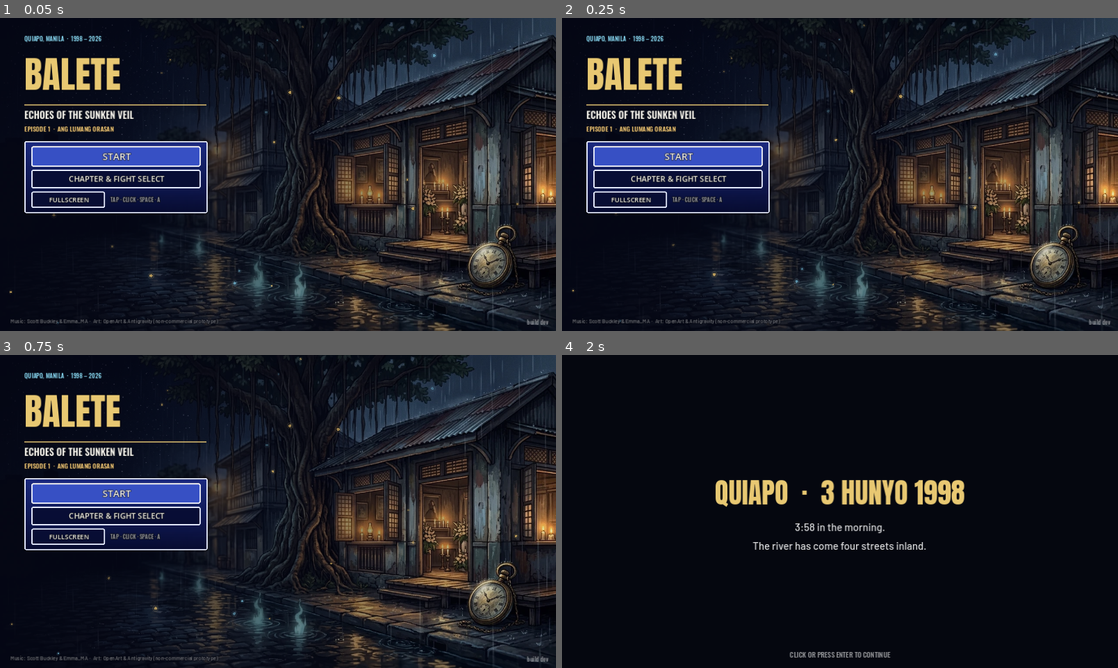
Above: before the commit, frames 1-4 (two rows, left to right).
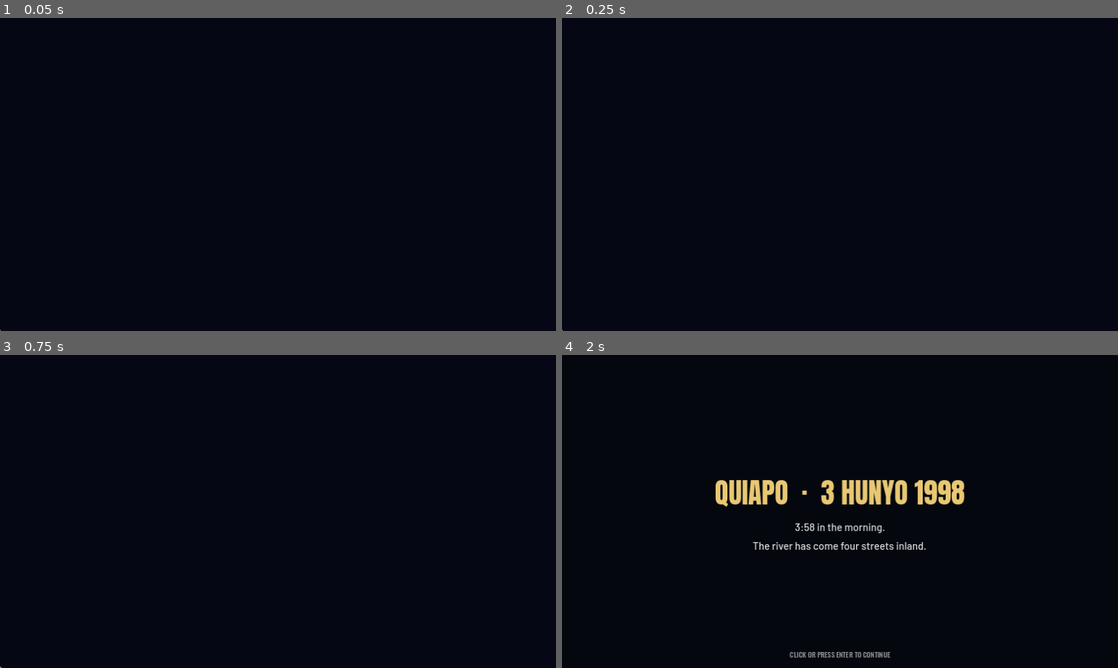
Above: after the commit, the same moments.

Repository: reyesjo2453/balete_echoes
Game: Godot game, scene res://scenes/Main.tscn
Two runs of this game, one before a commit and one after it. Both use one fixed random seed, a clock stepped at 60 frames per second and the inputs below.
Inputs (mouse positions are in pixels of both pictures, inside the frame that each line leads up to):
- Up to frame 1 (0.05 s): no input
- Up to frame 2 (0.25 s): no input
- Up to frame 3 (0.75 s): click (127, 536) at 0.5 s, where only the run after the commit has a clickable "WATCH INTRO"
- Up to frame 4 (2 s): click "START" at 1.25 s

The runs differ from the first frame. In frame 1, 40% of the frame differs, in the area x 0-100%, y 0-100%; in frame 2, 40%; in frame 3, 40%; in frame 4, nothing differs.

Commit message:
Integrate HyperFrames opening intro movie into Godot with skip, attract mode, and title replay

Diff:
--- a/godot/scripts/main.gd
+++ b/godot/scripts/main.gd
@@ -4,11 +4,17 @@
 ## Every beat starts with a checkpoint (Story.checkpoint), so the title can offer "Continue: Chapter N" and resume
 ## at the start of that beat after a short "Previously on Balete".
 
+const INTRO_CLIP := "balete_intro"
+const INTRO_DURATION := 36.0
+const ATTRACT_IDLE := 24.0
+
 var _title: Control
 var _layer: Control
 var _running := false
 ## Tests set this to run the whole episode without waiting on real time.
 var test_fast: bool = false
+## Tests set this false when asserting the title menu is shown on frame 3 without an opening movie.
+var boot_intro: bool = true
 var _rotate: CanvasLayer
 var _rotate_dismissed := false
 ## Tests set this to pretend the window has another size (the real window is not resizable in headless runs).
@@ -16,6 +22,12 @@
 var _card_active := false
 var _card_skip := false
 var _card_age := 0.0
+var _intro_active := false
+var _intro_skip := false
+var _intro_age := 0.0
+var _intro_sound_btn: Button = null
+var _title_idle := 0.0
+var _had_user_gesture := false
 var _title_breath: Tween = null
 var _beats: Array = [] # the flow, flattened: {"beat", "act"}
 
@@ -57,7 +69,28 @@
 						staged = _hub_stage(b["beat"], i) # a talk in a hub: on its map, Teo standing by them
 		_play(_url_param("scene"), staged) # review link: ?scene=<scene id> plays one scene on its own (acted, if staged)
 		return
+	if _url_param("intro") != "":
+		await _watch_intro()
+		return
+	if boot_intro and Story.peek_run().is_empty() and Art.clip(INTRO_CLIP) != null:
+		await _watch_intro()
+		return
 	_show_title()
+
+
+func _process(delta: float) -> void:
+	if _title != null and not _running and not test_fast:
+		var overlay_open := _title.find_child("ChapterOverlay", true, false) != null
+		var rotate_blocking := _rotate != null and _rotate.visible
+		if not overlay_open and not rotate_blocking and Art.clip(INTRO_CLIP) != null:
+			_title_idle += delta
+			if _title_idle >= ATTRACT_IDLE:
+				_title_idle = 0.0
+				_watch_intro()
+		else:
+			_title_idle = 0.0
+	else:
+		_title_idle = 0.0
 
 
 ## Review links for the web build: index.html?panel=<panel id> shows just that panel (and its clip, if it has one);
@@ -314,19 +347,28 @@
 	btn_col.add_child(chapters)
 
 	var bottom_row := HBoxContainer.new()
-	bottom_row.add_theme_constant_override("separation", 12)
+	bottom_row.add_theme_constant_override("separation", 8)
 	bottom_row.mouse_filter = Control.MOUSE_FILTER_IGNORE
 	btn_col.add_child(bottom_row)
 
 	var fs := Button.new()
 	fs.name = "FullscreenButton"
 	fs.text = "FULLSCREEN"
-	fs.custom_minimum_size = Vector2(170, 38)
-	Retro.style_button(fs, 15)
+	fs.custom_minimum_size = Vector2(140, 38)
+	Retro.style_button(fs, 14)
 	fs.pressed.connect(_toggle_fullscreen)
 	bottom_row.add_child(fs)
 
-	var ctrl_hint := _title_label("TAP · CLICK · SPACE · A", Fonts.label_medium(), 13, Color(1, 1, 1, 0.58))
+	var intro_btn := Button.new()
+	intro_btn.name = "IntroButton"
+	intro_btn.text = "WATCH INTRO"
+	intro_btn.custom_minimum_size = Vector2(146, 38)
+	Retro.style_button(intro_btn, 14)
+	intro_btn.disabled = Art.clip(INTRO_CLIP) == null
+	intro_btn.pressed.connect(_watch_intro)
+	bottom_row.add_child(intro_btn)
+
+	var ctrl_hint := _title_label("TAP · SPACE · A", Fonts.label_medium(), 12, Color(1, 1, 1, 0.56))
 	ctrl_hint.vertical_alignment = VERTICAL_ALIGNMENT_CENTER
 	bottom_row.add_child(ctrl_hint)
 
@@ -349,6 +391,7 @@
 	build.mouse_filter = Control.MOUSE_FILTER_IGNORE
 	_title.add_child(build)
 
+	_title_idle = 0.0
 	if resume != null:
 		resume.grab_focus()
 	else:
@@ -519,12 +562,177 @@
 
 
 func _clear() -> void:
+	_intro_active = false
+	_intro_skip = false
+	_intro_sound_btn = null
 	if _title_breath != null and _title_breath.is_valid():
 		_title_breath.kill()
 	_title_breath = null
 	_title = null
 	for c in _layer.get_children():
 		c.queue_free()
+
+
+func _watch_intro() -> void:
+	if _running:
+		return
+	_running = true
+	await _play_intro()
+	_running = false
+	_show_title()
+
+
+## Full-screen Final Fantasy-style opening movie (assets/clips/balete_intro.ogv).
+## Fades out any title BGM so the movie's own Aphelion + Quiapo SFX mix leads, and crossfades cleanly onto Title.
+func _play_intro() -> void:
+	var stream := Art.clip(INTRO_CLIP)
+	if stream == null:
+		return
+	_clear()
+	Sfx.cue(Sfx.SILENCE, 0.35)
+
+	var root := Control.new()
+	root.name = "IntroScreen"
+	root.set_anchors_and_offsets_preset(Control.PRESET_FULL_RECT)
+	root.mouse_filter = Control.MOUSE_FILTER_STOP
+	_layer.add_child(root)
+
+	var back := ColorRect.new()
+	back.color = Color(0.02, 0.03, 0.08)
+	back.set_anchors_and_offsets_preset(Control.PRESET_FULL_RECT)
+	back.mouse_filter = Control.MOUSE_FILTER_IGNORE
+	root.add_child(back)
+
+	var aspect := AspectRatioContainer.new()
+	aspect.ratio = 16.0 / 9.0
+	aspect.stretch_mode = AspectRatioContainer.STRETCH_FIT
+	aspect.set_anchors_and_offsets_preset(Control.PRESET_FULL_RECT)
+	aspect.mouse_filter = Control.MOUSE_FILTER_IGNORE
+	root.add_child(aspect)
+
+	var video := VideoStreamPlayer.new()
+	video.name = "IntroVideo"
+	video.stream = stream
+	video.expand = true
+	video.loop = false
+	video.volume_db = -80.0 if DisplayServer.get_name() == "headless" else 0.0
+	video.mouse_filter = Control.MOUSE_FILTER_IGNORE
+	aspect.add_child(video)
+
+	var curtain := ColorRect.new()
+	curtain.name = "IntroCurtain"
+	curtain.color = Color(0.02, 0.03, 0.08, 1.0)
+	curtain.set_anchors_and_offsets_preset(Control.PRESET_FULL_RECT)
+	curtain.mouse_filter = Control.MOUSE_FILTER_IGNORE
+	root.add_child(curtain)
+
+	var prog := ColorRect.new()
+	prog.name = "IntroProgress"
+	prog.color = Color(0.91, 0.78, 0.45, 0.55)
+	prog.anchor_left = 0.0
+	prog.anchor_right = 0.0
+	prog.anchor_top = 1.0
+	prog.anchor_bottom = 1.0
+	prog.offset_left = 0.0
+	prog.offset_top = -3.0
+	prog.offset_right = 0.0
+	prog.offset_bottom = 0.0
+	prog.mouse_filter = Control.MOUSE_FILTER_IGNORE
+	root.add_child(prog)
+
+	var skip_hud := Retro.window(10, 6)
+	skip_hud.name = "IntroSkipHud"
+	skip_hud.set_anchors_and_offsets_preset(Control.PRESET_BOTTOM_RIGHT)
+	skip_hud.grow_horizontal = Control.GROW_DIRECTION_BEGIN
+	skip_hud.grow_vertical = Control.GROW_DIRECTION_BEGIN
+	skip_hud.offset_left = -224
+	skip_hud.offset_top = -102
+	skip_hud.offset_right = -22
+	skip_hud.offset_bottom = -20
+	skip_hud.modulate = Color(1, 1, 1, 0.0)
+	root.add_child(skip_hud)
+
+	var skip_col := VBoxContainer.new()
+	skip_col.add_theme_constant_override("separation", 2)
+	skip_col.mouse_filter = Control.MOUSE_FILTER_IGNORE
+	skip_hud.add_child(skip_col)
+
+	var skip_btn := Button.new()
+	skip_btn.name = "IntroSkipButton"
+	skip_btn.text = "SKIP INTRO  >>"
+	skip_btn.custom_minimum_size = Vector2(174, 30)
+	Retro.style_button(skip_btn, 14)
+	skip_btn.pressed.connect(func() -> void:
+		if _intro_active and _intro_age > 0.2:
+			_intro_skip = true)
+	skip_col.add_child(skip_btn)
+
+	var skip_hint := _title_label("SPACE · ESC · TAP", Fonts.label_medium(), 10, Color(1, 1, 1, 0.65), 3)
+	skip_hint.horizontal_alignment = HORIZONTAL_ALIGNMENT_CENTER
+	skip_col.add_child(skip_hint)
+
+	if OS.has_feature("web") and not _had_user_gesture:
+		var sound_btn := Button.new()
+		sound_btn.name = "IntroSoundButton"
+		sound_btn.text = "TAP FOR SOUND"
+		sound_btn.set_anchors_and_offsets_preset(Control.PRESET_BOTTOM_LEFT)
+		sound_btn.offset_left = 22
+		sound_btn.offset_top = -62
+		sound_btn.offset_right = 198
+		sound_btn.offset_bottom = -20
+		Retro.style_button(sound_btn, 14)
+		sound_btn.pressed.connect(func() -> void:
+			_had_user_gesture = true
+			sound_btn.visible = false)
+		root.add_child(sound_btn)
+		_intro_sound_btn = sound_btn
+
+	var finished := [false]
+	video.finished.connect(func() -> void: finished[0] = true)
+	video.play()
+
+	if not test_fast:
+		create_tween().tween_property(curtain, "color:a", 0.0, 0.45).set_trans(Tween.TRANS_SINE)
+	else:
+		curtain.color.a = 0.0
+
+	_intro_active = true
+	_intro_skip = false
+	_intro_age = 0.0
+	var hint_shown := false
+	var hold := 0.05 if test_fast else INTRO_DURATION + 0.5
+	while not finished[0] and not _intro_skip and _intro_age < hold:
+		await get_tree().process_frame
+		if not is_instance_valid(root):
+			_intro_active = false
+			return
+		var dt := get_process_delta_time()
+		_intro_age += dt
+		var vp_w := maxf(root.size.x, 1280.0)
+		prog.offset_right = vp_w * clampf(_intro_age / INTRO_DURATION, 0.0, 1.0)
+		if not hint_shown and _intro_age > 0.5:
+			hint_shown = true
+			create_tween().tween_property(skip_hud, "modulate:a", 0.92, 0.35)
+		if _intro_age >= 28.0 and skip_btn.text != "TO TITLE  >>":
+			skip_btn.text = "TO TITLE  >>"
+		if _intro_sound_btn != null and is_instance_valid(_intro_sound_btn) and _had_user_gesture:
+			_intro_sound_btn.visible = false
+		if not video.is_playing() and _intro_age > 1.0 and not test_fast:
+			finished[0] = true
+
+	_intro_active = false
+	var out_dur := 0.04 if test_fast else 0.42
+	var out := create_tween().set_parallel(true)
+	out.tween_property(curtain, "color:a", 1.0, out_dur).set_trans(Tween.TRANS_SINE)
+	out.tween_property(video, "volume_db", -40.0, out_dur)
+	out.tween_property(skip_hud, "modulate:a", 0.0, out_dur * 0.6)
+	await out.finished
+	if is_instance_valid(video):
+		video.stop()
+	_intro_sound_btn = null
+	if is_instance_valid(root):
+		root.visible = false
+		root.queue_free()
 
 
 func _start_game() -> void:
@@ -649,10 +857,31 @@
 
 
 func _input(event: InputEvent) -> void:
+	if event is InputEventMouseMotion or event.is_pressed():
+		_title_idle = 0.0
+	if event.is_pressed() and (event is InputEventMouseButton or event is InputEventScreenTouch or event is InputEventKey or event is InputEventJoypadButton):
+		_had_user_gesture = true
 	if _rotate != null and _rotate.visible and Story.is_accept(event):
 		_rotate_dismissed = true
 		_update_rotate()
 		get_viewport().set_input_as_handled()
+		return
+	if _intro_active and _intro_age > 0.28:
+		if _intro_sound_btn != null and is_instance_valid(_intro_sound_btn) and _intro_sound_btn.visible:
+			var tap_pos := Vector2(-1, -1)
+			if event is InputEventMouseButton and event.pressed:
+				tap_pos = (event as InputEventMouseButton).position
+			elif event is InputEventScreenTouch and event.pressed:
+				tap_pos = (event as InputEventScreenTouch).position
+			if tap_pos.x >= 0.0 and _intro_sound_btn.get_global_rect().has_point(tap_pos):
+				return
+		var key_ev := event as InputEventKey
+		var pad_ev := event as InputEventJoypadButton
+		var cancel_hit := event.is_action_pressed("ui_cancel") or (key_ev != null and key_ev.pressed and key_ev.keycode == KEY_ESCAPE) or (pad_ev != null and pad_ev.pressed and pad_ev.button_index in [JOY_BUTTON_B, JOY_BUTTON_START])
+		if cancel_hit or Story.is_accept(event):
+			_intro_skip = true
+			Sfx.ui_confirm()
+			get_viewport().set_input_as_handled()
 		return
 	# The first moments are ignored so the tap that started the card cannot also skip it.
 	if _card_active and _card_age > 0.25 and Story.is_accept(event):
--- a/godot/tests/smoke.gd
+++ b/godot/tests/smoke.gd
@@ -43,6 +43,7 @@
 	await _test_specials()
 	await _test_aaa_phase2_and_combos()
 	await _test_bystanders_reactivity_and_transit()
+	await _test_intro_video()
 	print("== done, failures: %d ==" % failures)
 	get_tree().quit(1 if failures > 0 else 0)
 
@@ -275,6 +276,7 @@
 		var sub := _make_viewport(size)
 		Story.clear_run() # a title with no save: START only
 		var main: Control = load("res://scenes/Main.tscn").instantiate()
+		main.boot_intro = false
 		sub.add_child(main)
 		await _frames(3)
 		var start: Button = main.find_child("StartButton", true, false)
@@ -336,6 +338,7 @@
 		var sub4 := _make_viewport(size)
 		Story.clear_run() # a title with no save: START only
 		var main4: Control = load("res://scenes/Main.tscn").instantiate()
+		main4.boot_intro = false
 		sub4.add_child(main4)
 		await _frames(2)
 		main4._show_end()
@@ -410,6 +413,7 @@
 	var size := Vector2i(1280, 720)
 	var sub := _make_viewport(size)
 	var main: Control = load("res://scenes/Main.tscn").instantiate()
+	main.boot_intro = false
 	sub.add_child(main)
 	await _frames(2)
 	var hound := _beat_index(main, "fight", "enemy", "hiraya_hound")
@@ -424,6 +428,7 @@
 	story.checkpoint(hound)
 	sub = _make_viewport(size)
 	main = load("res://scenes/Main.tscn").instantiate()
+	main.boot_intro = false
 	main.test_fast = true
 	sub.add_child(main)
 	await _frames(3)
@@ -471,6 +476,7 @@
 	story.checkpoint(wake, [0])
 	sub = _make_viewport(size)
 	main = load("res://scenes/Main.tscn").instantiate()
+	main.boot_intro = false
 	main.test_fast = true
 	sub.add_child(main)
 	await _frames(2)
@@ -681,6 +687,7 @@
 			var sub := _make_viewport(size)
 			Story.clear_run() # a title with no save: START only
 			var main: Control = load("res://scenes/Main.tscn").instantiate()
+			main.boot_intro = false
 			sub.add_child(main)
 			await _frames(2)
 			var done := {"v": false}
@@ -762,6 +769,7 @@
 		var sub := _make_viewport(Vector2i(360, 800))
 		Story.clear_run() # a title with no save: START only
 		var main: Control = load("res://scenes/Main.tscn").instantiate()
+		main.boot_intro = false
 		main.window_size_override = win
 		sub.add_child(main)
 		await _frames(3)
@@ -896,6 +904,7 @@
 	var sub := _make_viewport(Vector2i(1280, 720))
 	Story.clear_run() # a title with no save: START only
 	var main: Control = load("res://scenes/Main.tscn").instantiate()
+	main.boot_intro = false
 	main.test_fast = true
 	sub.add_child(main)
 	await _frames(3)
@@ -1144,6 +1153,7 @@
 	# The debt scene is acted on Hidalgo Street: Kap Obet walks up, Lola comes out, the choice cuts to the panel.
 	var sub := _make_viewport(Vector2i(1280, 720))
 	var main: Control = load("res://scenes/Main.tscn").instantiate()
+	main.boot_intro = false
 	main.test_fast = true
 	sub.add_child(main)
 	await _frames(2)
@@ -1642,6 +1652,7 @@
 	Story.clear_run()
 	var tsub := _make_viewport(LOGICAL)
 	var tmain: Control = load("res://scenes/Main.tscn").instantiate()
+	tmain.boot_intro = false
 	tsub.add_child(tmain)
 	await _frames(3)
 	var tart := tmain.find_child("TitleArt", true, false) as TextureRect
@@ -1902,6 +1913,7 @@
 	# 4. Dynamic Chapter Select resolves shifted indices accurately after transit insertion.
 	var csub := _make_viewport(LOGICAL)
 	var cmain: Control = load("res://scenes/Main.tscn").instantiate()
+	cmain.boot_intro = false
 	csub.add_child(cmain)
 	await _frames(2)
 	var b_act1: int = cmain._find_beat_idx("act_card", "chapter", 1)
@@ -1913,3 +1925,93 @@
 	csub.queue_free()
 	story.reset()
 	await _frames(2)
+
+
+func _test_intro_video() -> void:
+	print("opening HyperFrames intro video: boot playback, skip HUD, replay button, save bypass, attract mode")
+	_check(Art.clip("balete_intro") != null, "Art.clip('balete_intro') loads Ogg Theora stream")
+
+	# 1. Fresh boot (no saved run) enters IntroScreen automatically and silences title BGM.
+	Story.clear_run()
+	story.reset()
+	for size in [Vector2i(844, 390), LOGICAL]:
+		var tag := "%dx%d" % [size.x, size.y]
+		var sub := _make_viewport(size)
+		var main: Control = load("res://scenes/Main.tscn").instantiate()
+		sub.add_child(main)
+		await _frames(3)
+		var vid := main.find_child("IntroVideo", true, false) as VideoStreamPlayer
+		var skip_btn := main.find_child("IntroSkipButton", true, false) as Button
+		_check(vid != null and vid.stream != null and main._intro_active, "intro %s: fresh boot plays IntroVideo" % tag)
+		_check(Sfx.current_cue == Sfx.SILENCE, "intro %s: title music silenced during video audio (%s)" % [tag, Sfx.current_cue])
+		await _real_wait(0.65)
+		_check_inside(main, "intro skip hud " + tag)
+		_check(skip_btn != null and skip_btn.is_visible_in_tree(), "intro %s: skip HUD visible" % tag)
+		# Skip via keyboard/accept after arm delay -> lands cleanly on interactive Title Screen.
+		sub.push_input(_accept_event("enter"))
+		var wf := 0
+		while wf < 180 and main.find_child("StartButton", true, false) == null:
+			wf += 1
+			await get_tree().process_frame
+		var start_btn := main.find_child("StartButton", true, false) as Button
+		var intro_btn := main.find_child("IntroButton", true, false) as Button
+		_check(start_btn != null and intro_btn != null and not intro_btn.disabled, "intro %s: skipping transitions cleanly to Title with Start & Watch Intro buttons" % tag)
+		_check(Sfx.current_cue == "title", "intro %s: title music resumes on Title Screen (%s)" % [tag, Sfx.current_cue])
+		_check_inside(main, "title after intro skip " + tag)
+		sub.queue_free()
+		await _frames(2)
+
+	# 2. Title WATCH INTRO button replays intro and Escape skips back to Title.
+	var rsub := _make_viewport(LOGICAL)
+	var rmain: Control = load("res://scenes/Main.tscn").instantiate()
+	rmain.boot_intro = false
+	rsub.add_child(rmain)
+	await _frames(3)
+	var ibtn := rmain.find_child("IntroButton", true, false) as Button
+	_check(ibtn != null, "Title has IntroButton")
+	ibtn.pressed.emit()
+	await _frames(3)
+	_check(rmain._intro_active and rmain.find_child("IntroVideo", true, false) != null, "clicking WATCH INTRO starts IntroVideo playback")
+	await _real_wait(0.35)
+	var esc := InputEventKey.new()
+	esc.keycode = KEY_ESCAPE
+	esc.pressed = true
+	rsub.push_input(esc)
+	var rw := 0
+	while rw < 180 and rmain.find_child("IntroButton", true, false) == null:
+		rw += 1
+		await get_tree().process_frame
+	_check(rmain.find_child("IntroButton", true, false) != null and not rmain._intro_active, "pressing ESC skips replay intro cleanly back to Title")
+	rsub.queue_free()
+	await _frames(2)
+
+	# 3. Idle Attract Mode triggers intro after idle threshold.
+	var asub := _make_viewport(LOGICAL)
+	var amain: Control = load("res://scenes/Main.tscn").instantiate()
+	amain.boot_intro = false
+	asub.add_child(amain)
+	await _frames(3)
+	amain._title_idle = amain.ATTRACT_IDLE + 0.1
+	await _frames(3)
+	_check(amain._intro_active and amain.find_child("IntroVideo", true, false) != null, "idle attract mode launches IntroVideo cleanly")
+	await _real_wait(0.35)
+	var sbtn := amain.find_child("IntroSkipButton", true, false) as Button
+	sbtn.pressed.emit()
+	var aw := 0
+	while aw < 180 and amain.find_child("StartButton", true, false) == null:
+		aw += 1
+		await get_tree().process_frame
+	_check(amain.find_child("StartButton", true, false) != null, "clicking IntroSkipButton returns attract mode to Title")
+	asub.queue_free()
+
+	# 4. Returning player with saved run bypasses boot intro straight to Continue.
+	story.checkpoint(1, [])
+	var ssub := _make_viewport(LOGICAL)
+	var smain: Control = load("res://scenes/Main.tscn").instantiate()
+	ssub.add_child(smain)
+	await _frames(3)
+	_check(smain.find_child("ContinueButton", true, false) != null and not smain._intro_active, "saved mid-run bypasses boot intro straight to CONTINUE")
+	ssub.queue_free()
+	Story.clear_run()
+	story.reset()
+	await _frames(2)
Not shown, added: godot/assets/clips/balete_intro.ogv
